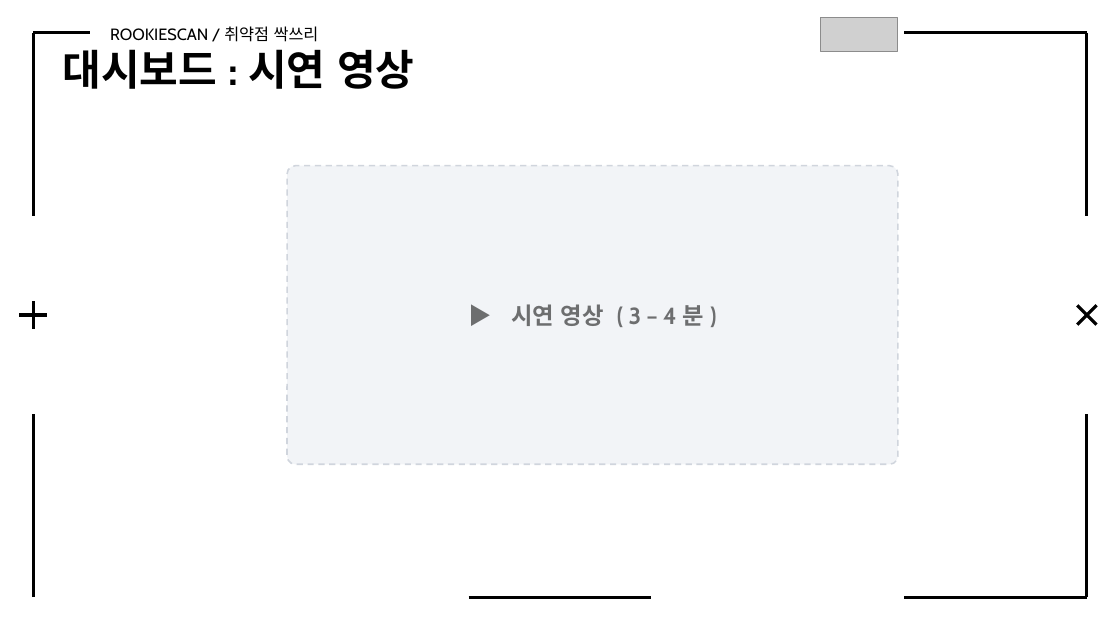
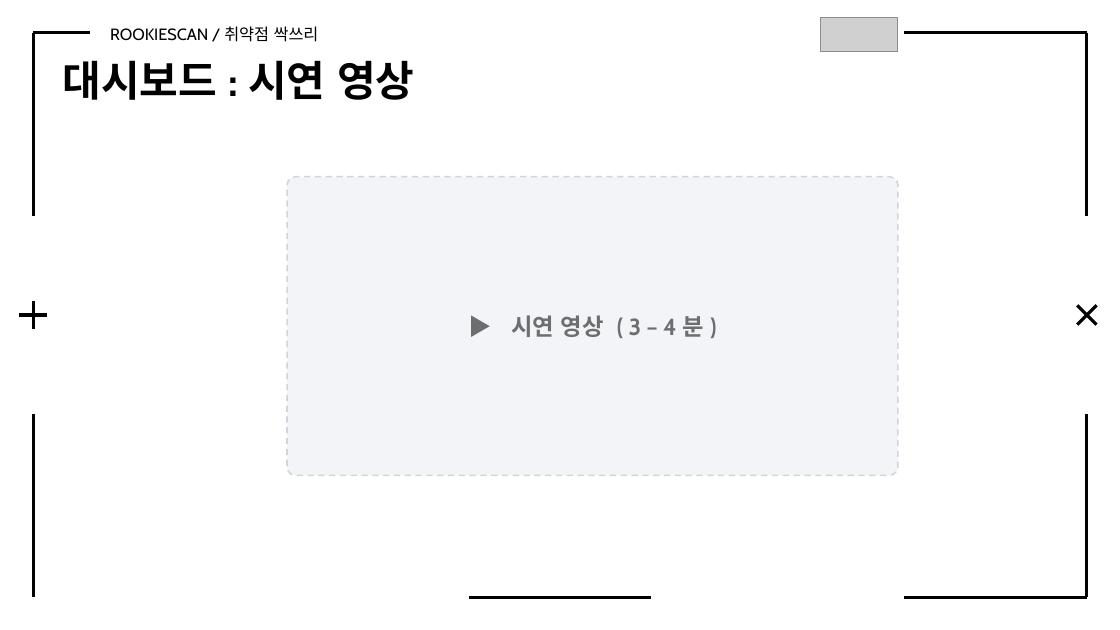
Before and after one commit to Rookies-34-3/Automatic-scanner-tool, a slide deck: slide 38 of 프로젝트 결과보고서_취약점 싹쓰리.pptx. Drawn at 1120x630 pixels with LibreOffice and Linux fonts; fonts in the diff are those of the drawing; grey boxes stand for pictures. Boxes give left, top, right and bottom in pixels: in the first picture for what was removed or moved away, otherwise in the second. Text is boxed around its words. In the diff, an @@ line names an element or a change of style, - is before the commit and + after.

Commit message:
대시보드 ppt 높이 수정

```diff
--- a/프로젝트 결과보고서_취약점 싹쓰리.pptx
+++ b/프로젝트 결과보고서_취약점 싹쓰리.pptx
@@ text "대시보드 : 시연 영상": place and size @@
-text "대시보드 : 시연 영상" at (63, 49, 414, 89)
+text "대시보드 : 시연 영상" at (63, 60, 414, 100)
@@ rounded rectangle "▶ 시연 영상 ( 3 ...": place and size @@
-rounded rectangle "▶ 시연 영상 ( 3 ..." at (287, 166, 897, 465)
+rounded rectangle "▶ 시연 영상 ( 3 ..." at (287, 177, 897, 476)
```
Also in this commit, not shown: 11 other slides changed.
